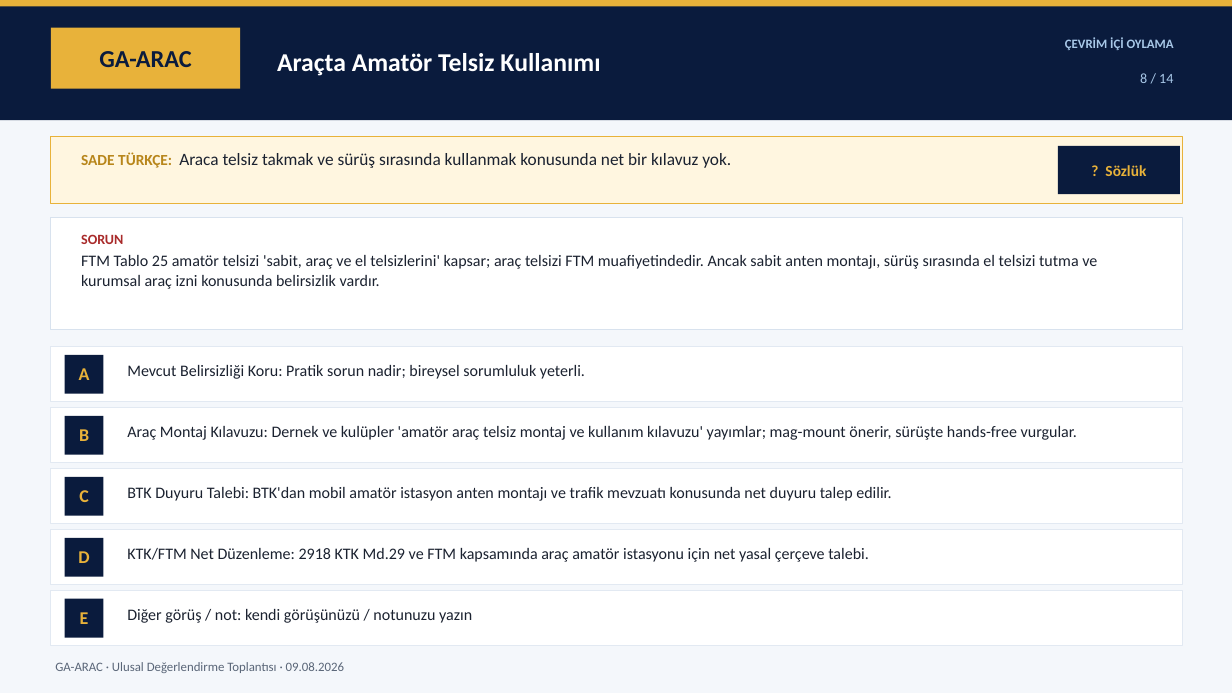
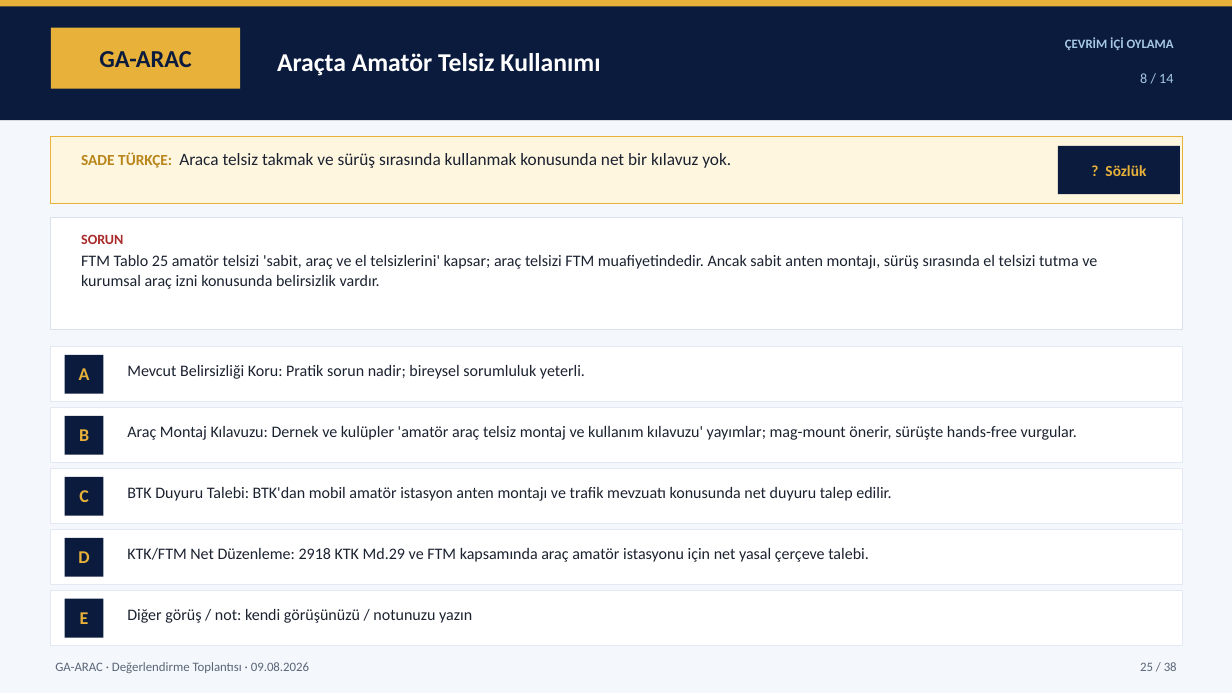
Before and after one commit to TA3HRJ/amator-telsiz-mevzuat, a slide deck: slide 25 of Amator_Telsizcilik_Uzlasi_Oy_Pusulasi_Sunum_v1.3.pptx. Drawn at 1232x693 pixels with LibreOffice and Linux fonts; fonts in the diff are those of the drawing. Boxes give left, top, right and bottom in pixels: in the first picture for what was removed or moved away, otherwise in the second. Text is boxed around its words. In the diff, an @@ line names an element or a change of style, - is before the commit and + after.

```diff
--- a/Amator_Telsizcilik_Uzlasi_Oy_Pusulasi_Sunum_v1.3.pptx
+++ b/Amator_Telsizcilik_Uzlasi_Oy_Pusulasi_Sunum_v1.3.pptx
@@ text at [55, 662, 309, 673]: text changed @@
-GA-ARAC · Ulusal Değerlendirme Toplantısı · 09.08.2026
+GA-ARAC · Değerlendirme Toplantısı · 09.08.2026
@@ text added at [1140, 662, 1177, 671], 10 pt, text #5A6678 @@
+25 / 38
```
Also in this commit, not shown: 37 other slides changed, 2 other files.
